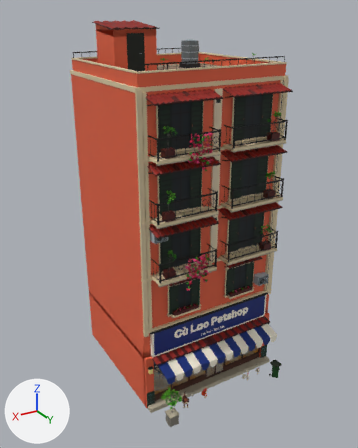
Renders of the FBX model Assets/PhoViet/Art/Streets/PV_StreetShop11_Petshop.fbx from each side of a commit.
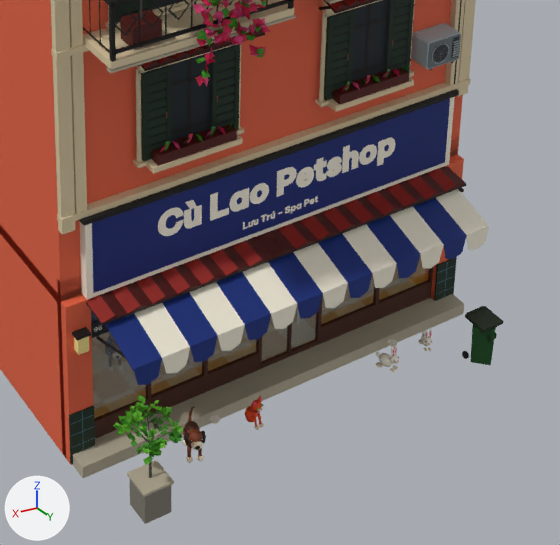
Old and new are each drawn whole from a 50 mm camera at (13.5, 23.0, 20.0) aimed at (0.4, 1.2, 9.1) and again close up on the part from 35% to 84% of the width and 59% to 97% of the height. Every picture has the same lights, and +X, +Y and +Z are marked at lower left. The older version's two pictures come first. Objects named as collision shapes, trigger or cutter boxes, shadow casters or lower levels of detail are left out. Where no turn or scale is listed for an object, it has been applied to the vertices. Vertices at exactly the same position are counted once.

In view in the first close-up: 'PV_StreetShop11_Petshop_LOD0'.
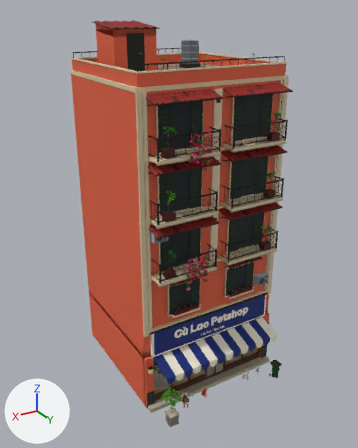
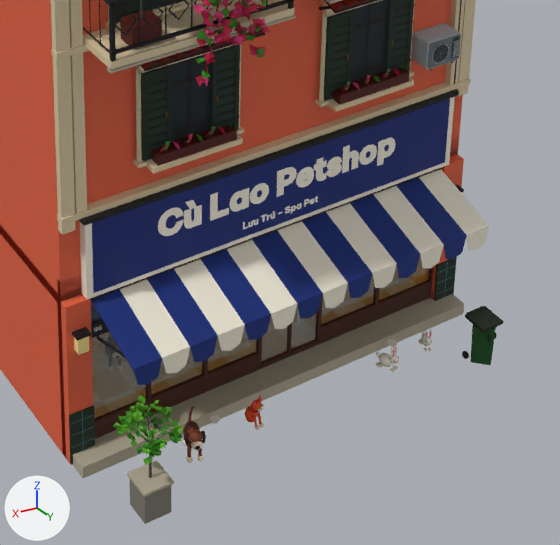
The change, as a list of edits to the scene's bpy script:
```text
Change me_pv_streetshop11_petshop_lod0:
    used by ob_pv_streetshop11_petshop_lod0; location = (0.0, 0.0, 0.0)
    remove me_pv_streetshop11_petshop_lod0.from_pydata(...)  # 23424 vertices, 18178 faces; spans x -4.2..4.2, y -3.9..6.2, z 0.0..19.6
    add me_pv_streetshop11_petshop_lod0.from_pydata(...)  # 23334 vertices, 18124 faces; spans x -4.2..4.2, y -3.9..6.2, z 0.0..19.6
    me_pv_streetshop11_petshop_lod0 part 1: the loose piece of 90 vertices spanning x -3.8..3.8, y 3.9..4.6, z 3.1..3.3 is deleted
```

Location of each change, [x1, y1, x2, y2] in pixels of the close-ups (560 x 545 px):
part 1 of me_pv_streetshop11_petshop_lod0, deleted: before [86, 166, 466, 325]
